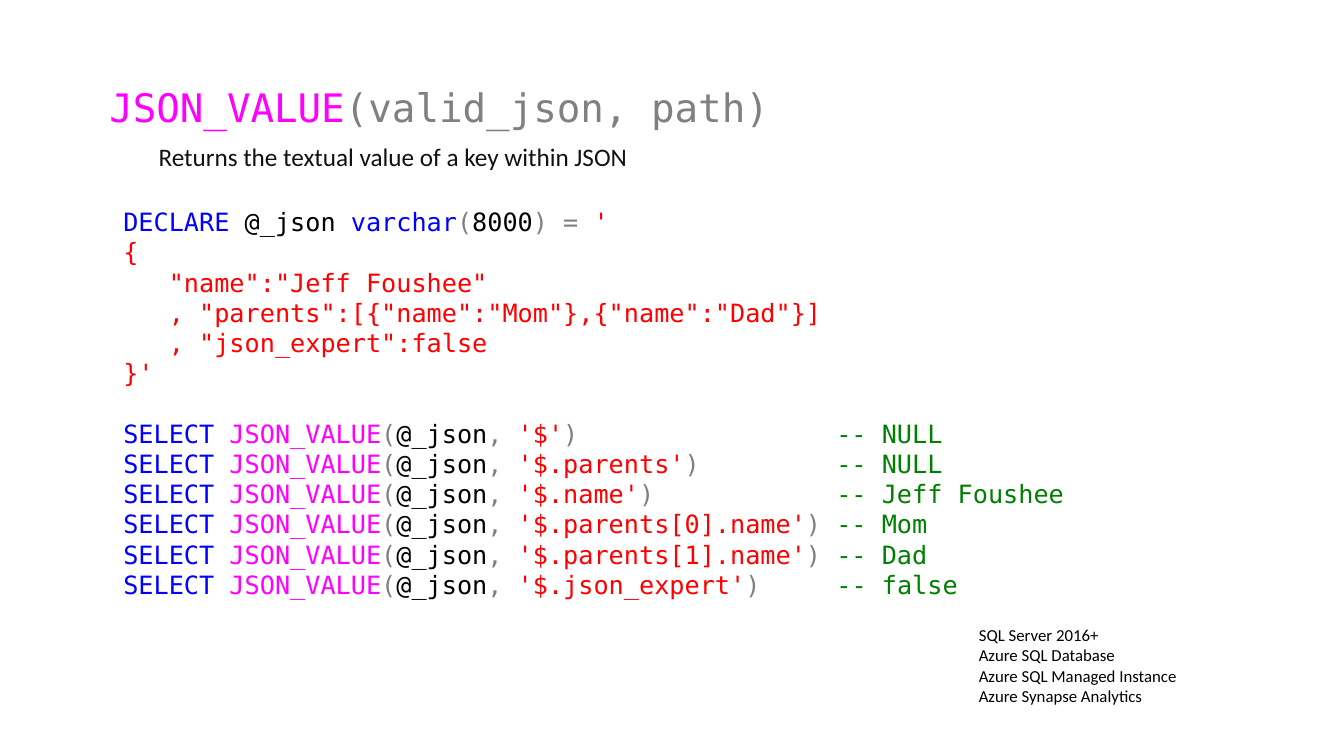
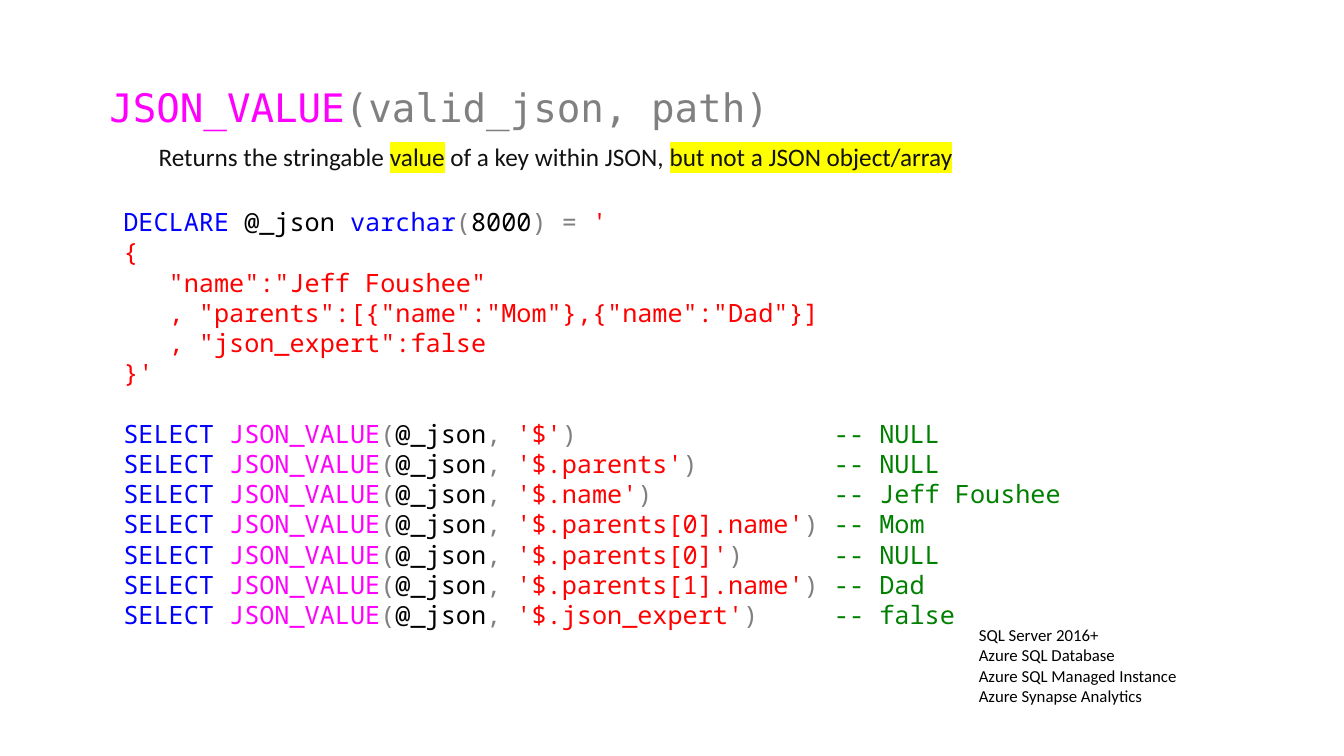
Before and after one commit to jbfoushee/MyPresentations, a slide deck: slide 30 of TSQL_JSON_Operators/TSQL_JSON_Operators.pptx (slide 12 before the commit). Drawn at 1344x756 pixels with LibreOffice and Linux fonts; fonts in the diff are those of the drawing. Boxes give left, top, right and bottom in pixels: in the first picture for what was removed or moved away, otherwise in the second. Text is boxed around its words. In the diff, an @@ line names an element or a change of style, - is before the commit and + after.

```diff
--- a/TSQL_JSON_Operators/TSQL_JSON_Operators.pptx
+++ b/TSQL_JSON_Operators/TSQL_JSON_Operators.pptx
@@ text at (x1=159, y1=148, x2=952, y2=171): text changed @@
-Returns the textual value of a key within JSON
+Returns the stringable value of a key within JSON, but not a JSON object/array
@@ text at (x1=123, y1=212, x2=1061, y2=630): font DejaVu Sans Mono to Noto Sans Mono in "DECLARE @_json varchar(8000) = '", "{", ""name":"Jeff Foushee"", ", "parents":[{"name":"Mom"},{"name":"Dad"}]" and 8 more places @@
@@ text at (x1=123, y1=545, x2=939, y2=570): paragraph added @@
+SELECT JSON_VALUE(@_json, '$.parents[0]') -- NULL
```
Also in this commit, not shown: 15 other slides changed, 47 slides added, 1 slide removed, 3 other files.
